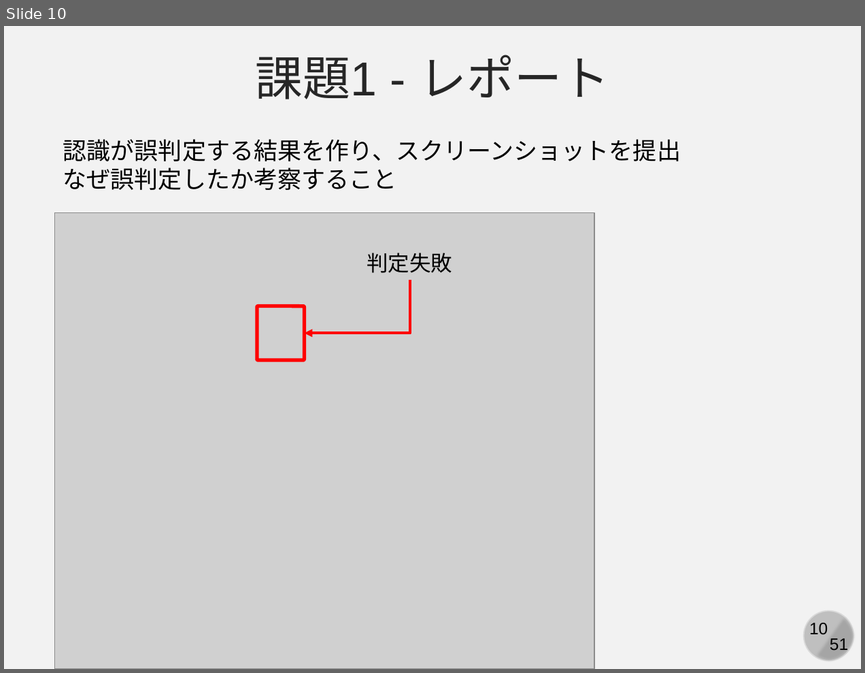
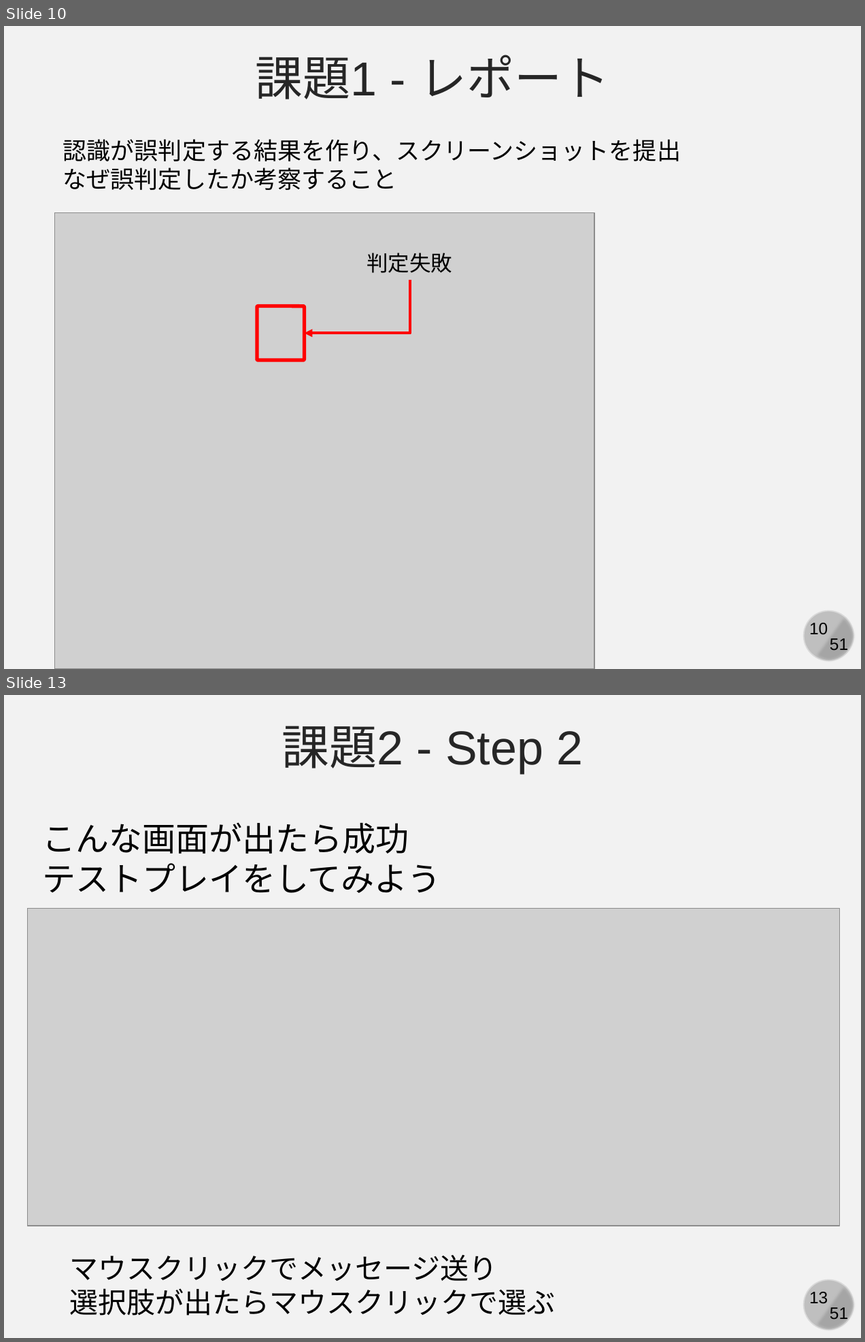
Before and after one commit to kaityo256/github, a slide deck: practice_github2/fig/github_ex04.pptx. Shown one above the other, each under a label of ours: slide 10 before the commit, slides 10 and 13 after it; the slides between them are not shown. The pictures are 865x673 and 865x1342 pixels, drawn with LibreOffice and Linux fonts; fonts in the diff are those of the drawing; grey boxes stand for pictures. Boxes give left, top, right and bottom in pixels: in the first picture for what was removed or moved away, otherwise in the second. Text is boxed around its words. In the diff, an @@ line names an element or a change of style, - is before the commit and + after.

```diff
--- a/practice_github2/fig/github_ex04.pptx
+++ b/practice_github2/fig/github_ex04.pptx
@@ slide 13 added at (4, 695, 861, 1338), background #F2F2F2; not listed: 4 template elements that a slide beside it also shows @@
@@ text added at (281, 726, 583, 773), 40 pt, text #262626 @@
+課題2 - Step 2
@@ text added at (43, 822, 441, 893), 28 pt, text #000000 @@
+こんな画面が出たら成功
+テストプレイをしてみよう
@@ picture added at (28, 909, 839, 1225) @@
@@ text added at (70, 1255, 555, 1315), 24 pt, text #000000 @@
+マウスクリックでメッセージ送り
+選択肢が出たらマウスクリックで選ぶ
```
Also in this commit, not shown: 12 other slides added, 1 other file.
